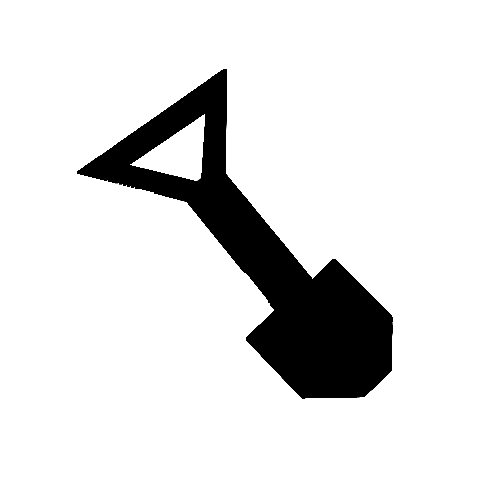
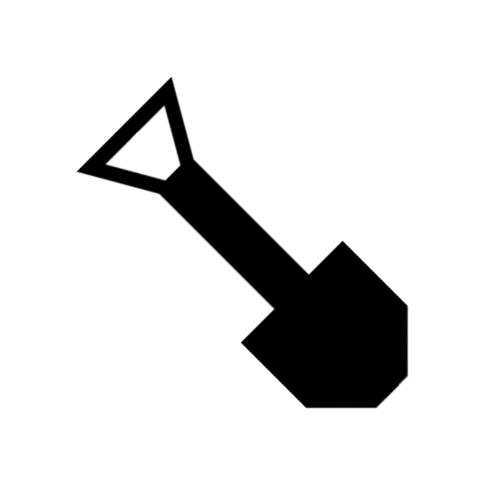
Two versions of the same layered image (500px x 500px). Layer-by-layer changes:
added layer "Layer #1" above "Layer" over [left=76, top=76, right=409, bottom=409]
hid "Layer", painted on it over [left=77, top=69, right=393, bottom=409]
